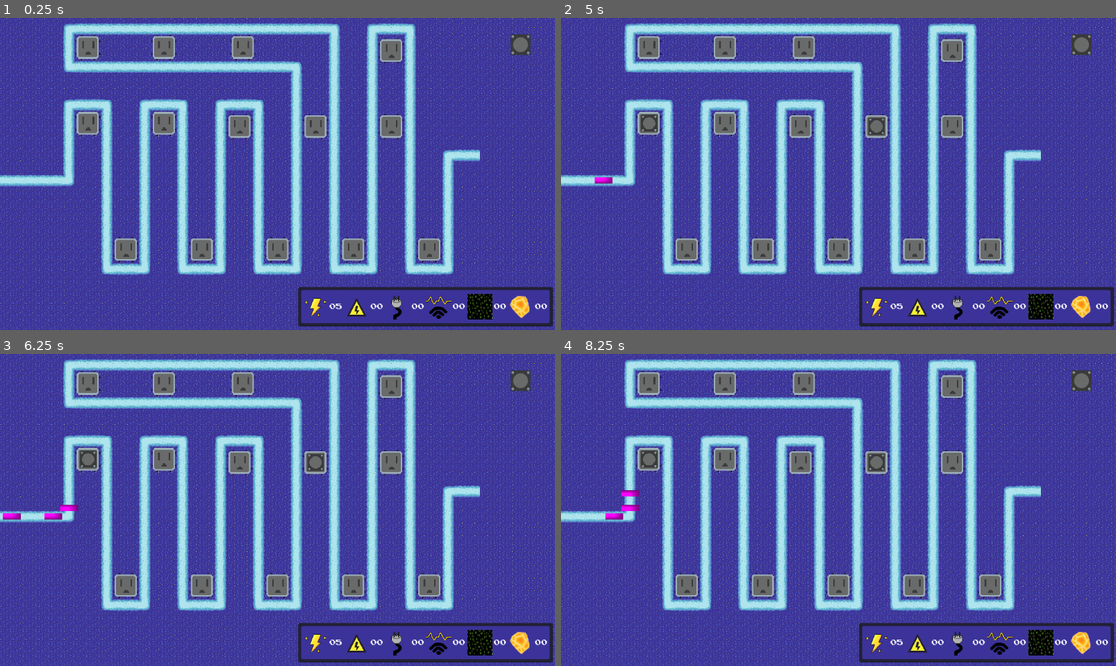
Above: before the commit, frames 1-4 (two rows, left to right).
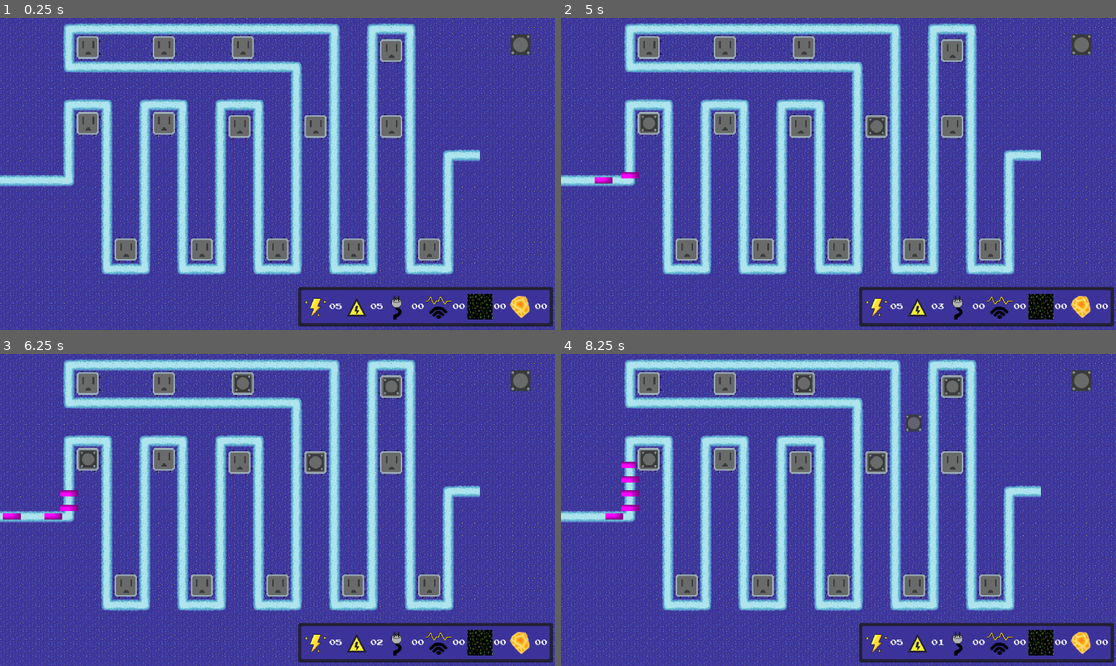
Above: after the commit, the same moments.

Repository: CalebJoines/Computer-Castle
Game: Godot game, scene res://Scenes/game.tscn
The game is run twice, just before and just after one commit, with the same random seed, the same clock (stepped at 60 frames per second) and the same inputs. This scene is started directly instead of the project's main scene. Sound files missing from this copy of the repository are replaced by a short silence.
Inputs (mouse positions are in pixels of both pictures, inside the frame that each line leads up to):
- Up to frame 1 (0.25 s): no input
- Up to frame 2 (5 s): click (1082, 46) at 0.5 s; click (1082, 46) at 1.25 s; click (1082, 46) at 2 s; tap Enter at 2.75, 4.25 s; drag from (1082, 46) to (649, 124) at 2.77 s; tap Space at 3.5 s; drag from (649, 124) to (877, 127) at 3.52 s; move the mouse to (649, 124) at 4.27 s; click (649, 124) at 4.42 s
- Up to frame 3 (6.25 s): drag from (88, 460) to (244, 385) at 5.02 s; drag from (88, 460) to (388, 388) at 5.77 s
- Up to frame 4 (8.25 s): drag from (877, 463) to (805, 385) at 6.52 s; move the mouse to (649, 460) at 7.27 s; click (649, 460) at 7.42 s; drag from (894, 441) to (949, 388) at 8.02 s

The runs differ from the first frame. In frame 1, less than 0.1% of the frame differs, in the area x 67-69%, y 91-94%; in frame 2, less than 0.1%; in frame 3, 0.2%; in frame 4, 0.5%, in the area x 10-72%, y 6-94%.

Commit message:
corrected tower placement logic

Diff:
--- /dev/null
+++ b/computer-castle-/Scripts/level_manager.gd
@@ -0,0 +1,20 @@
+extends Node
+@onready var levels = [
+	"res://Scenes/game.tscn",
+	"res://Scenes/gamelevel2.tscn",
+	"res://Scenes/gamelevel3.tscn"
+	]
+@onready var current_level_index = 0
+
+#Call this to load the current tower defense level
+func get_current_level() -> String:
+	if current_level_index >= 0 and current_level_index < levels.size():
+		return levels[current_level_index]
+	return ""
+
+#Call this when level is beaten
+func set_next_level() -> void:
+	if current_level_index < levels.size() - 1:
+		current_level_index += 1
+	else:
+		print("Already at last level")
--- a/computer-castle-/Scripts/resource_manager.gd
+++ b/computer-castle-/Scripts/resource_manager.gd
@@ -1,7 +1,7 @@
 extends Node
 
 # RESOURCE VALUES
-var volts : int = 0
+var volts : int = 5
 var data : int = 0
 var circuits : int = 0
 var bandwidth : int = 0
--- a/computer-castle-/Scripts/test_tower_area.gd
+++ b/computer-castle-/Scripts/test_tower_area.gd
@@ -31,14 +31,16 @@
 			closest_slot = slot
 			closest_distance = dist
 	if closest_slot:
-		print("placed")
-		dragging = false
-		global_position = closest_slot.global_position
-		closest_slot.place_tower(self)
-		can_shoot = true
-		modulate = Color(1,1,1,1)
-		return
-		queue_free()
+		var success = closest_slot.place_tower(self)
+		if success:
+			print("placed")
+			dragging = false
+			global_position = closest_slot.global_position
+			can_shoot = true
+			modulate = Color(1,1,1,1)
+		else:
+			print("not enough resources")
+			queue_free()
 
 func _input(event):
 	if dragging and event is InputEventMouseButton and event.button_index == MOUSE_BUTTON_LEFT:
--- a/computer-castle-/Scripts/tower_slot_area.gd
+++ b/computer-castle-/Scripts/tower_slot_area.gd
@@ -2,17 +2,34 @@
 
 var is_occupied = false
 var current_tower = null
+var sounds = {
+	"cantplace": preload("res://Audio/Sound_effects/Map_SFX/Not_Enough_Resources.mp3"),
+	"place": preload("res://Audio/Sound_effects/Tower_SFX/Build_Tower.mp3"),
+}
 
 func _ready():
 	add_to_group("slots")
+
+func playsound(name):
+	var player = AudioStreamPlayer.new()
+	player.stream = sounds[name]
+	add_child(player)
+	player.play()
+	player.finished.connect(player.queue_free)
 
 func can_place_tower() -> bool:
 	return not is_occupied
 
 func place_tower(tower):
-	if can_place_tower():
-		if ResourceManager.get_volts() >= 1:
-			current_tower = tower
-			tower.global_position = global_position
-			is_occupied = true
-			ResourceManager.spend_volts(1)
+	if not can_place_tower():
+		return false
+	if ResourceManager.get_volts() >= 1:
+		playsound("place")
+		current_tower = tower
+		tower.global_position = global_position
+		is_occupied = true
+		ResourceManager.spend_volts(1)
+		return true
+	else:
+		playsound("cantplace")
+		return false
--- a/computer-castle-/project.godot
+++ b/computer-castle-/project.godot
@@ -19,6 +19,7 @@
 
 QuestionManager="*uid://bj1hdmqnidl4e"
 ResourceManager="*uid://dne6mc2viljvh"
+LevelManager="*uid://dhvgk884fgimq"
 
 [physics]
 
Not shown, added: computer-castle-/Scripts/level_manager.gd.uid
